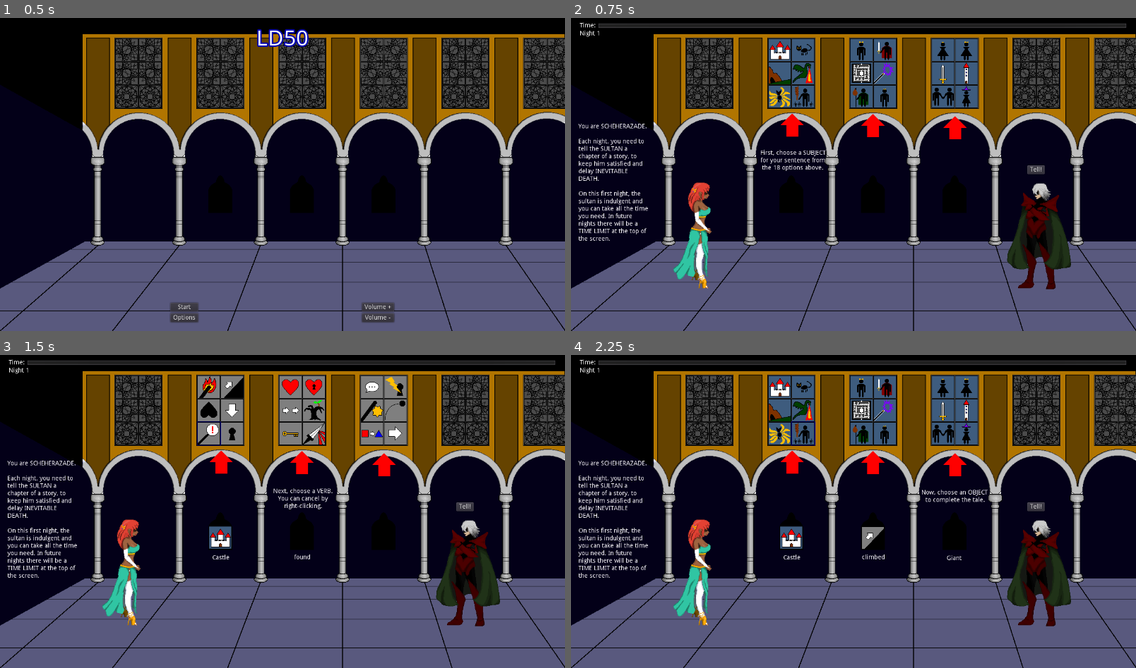
Above: before the commit, frames 1-4 (two rows, left to right).
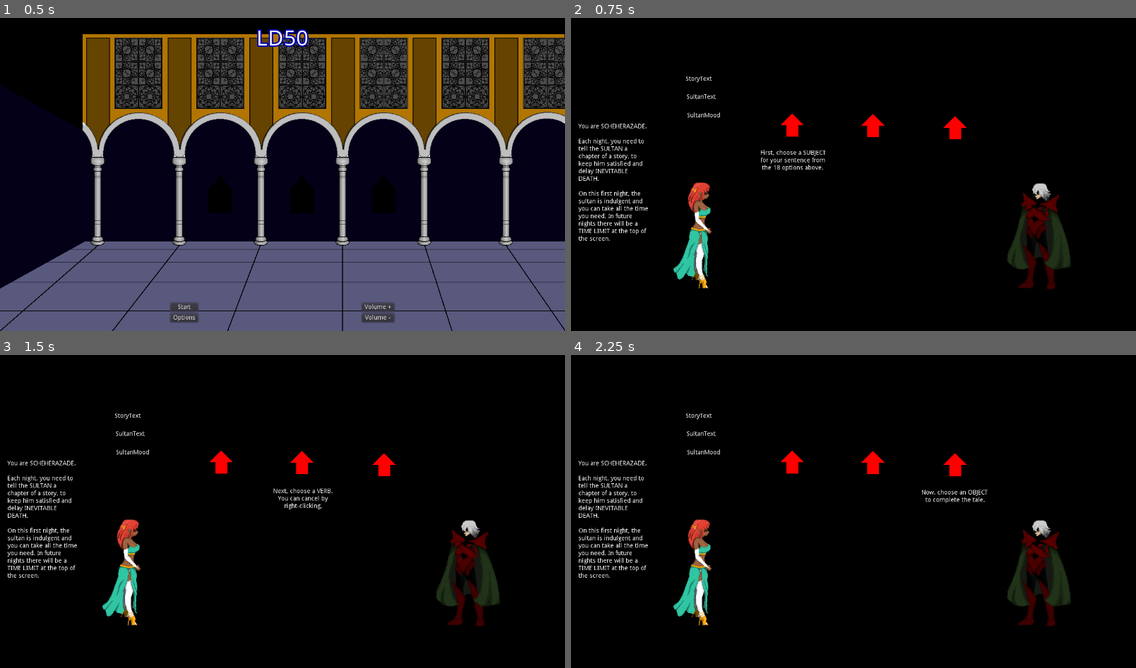
Above: after the commit, the same moments.

Repository: alpacanumerals/LD50
Game: Godot game, scene res://TitleScreen.tscn
The game is run twice, just before and just after one commit, with the same random seed, the same clock (stepped at 60 frames per second) and the same inputs.
Inputs (mouse positions are in pixels of both pictures, inside the frame that each line leads up to):
- Up to frame 1 (0.5 s): no input
- Up to frame 2 (0.75 s): click "Start" at 0.5 s
- Up to frame 3 (1.5 s): tap Enter at 1.25 s; drag from (209, 386) to (220, 536) at 1.27 s
- Up to frame 4 (2.25 s): tap Space at 2 s; drag from (802, 386) to (791, 536) at 2.02 s

Frame 1 is identical in both runs. In frame 2, 52% of the frame differs, in the area x 0-100%, y 1-100%; in frame 3, 53%; in frame 4, 53%.
Error after the commit: Parse Error: Too few arguments for "speak()" call. Expected at least 3. (res://night.gd:110)

Commit message:
dafgadfgadfgfg

Diff:
--- a/autoload/storyrules.gd
+++ b/autoload/storyrules.gd
@@ -105,7 +105,7 @@
     return 3
 
 func dead_action_rule(thing):
-    print("Wasn't" + thing.card_name + "already dead?")
+    print("Wasn't" + thing.string + "already dead?")
     offenses[rules.ACTION_DEAD] = true
     return 3
 
@@ -470,10 +470,14 @@
                         offense -= 1
                     else:
                         offenses[rules.CHAUVANIST_SLAYHUGE] = true
+                        offense += 1
                 elif object.female_now == false and object.weak_now == false:
-                    if subject.weak_now == false:
+                    if subject.weak_now == false and subject.magical == true and subject.noble_now == true:
+                        offenses[rules.CHAUVANIST_MAGICWARRIORPRINCESS] = true
+                        offense -= 1
+                    elif subject.weak_now == false:
                         offenses[rules.CHAUVANIST_SLEWWITHSWORD] = true
-                    if subject.magical == true:
+                    elif subject.magical == true:
                         offenses[rules.CHAUVANIST_SLEWWITHMAGIC] = true
                     else:
                         offenses[rules.CHAUVANIST_SLAY] = true
@@ -553,7 +557,7 @@
     if (verb is Turned_Into):
         if subject.magical_now == false:
             offenses[rules.TURN_NOMAGIC] = true
-            offense += 1
+            offense += 2
         else:
             offenses[rules.TURN_INTO] = true
         subject.animate_now = object.animate_now
--- a/autoload/sultanspeech.gd
+++ b/autoload/sultanspeech.gd
@@ -3,73 +3,76 @@
 var finalopinion = []
 var line
 
-func speak():
+func speak(subject, object, verb):
     finalopinion.clear()
     if Storyrules.offenses.has(Storyrules.rules.CAT_LIFE):
-        line = "."
+        line = "Well I suppose the Cat's still got lives left."
         finalopinion.append(line)
     if Storyrules.offenses.has(Storyrules.rules.RESOURCEFUL_ESCAPEBURIAL):
-        line = "."
+        line = "Ah a resourceful hero. I knew they wouldn't be buried so easily."
         finalopinion.append(line)
     if Storyrules.offenses.has(Storyrules.rules.TWIN_CONFUSED):
-        line = "."
+        line = "What? Whose twin? This makes no sense!"
         finalopinion.append(line)
     if Storyrules.offenses.has(Storyrules.rules.TWIN_SUBJECTASSIGNED):
-        line = "."
+        line = "Hmm, so it is the "+object.card_name+"'s twin."
         finalopinion.append(line)
     if Storyrules.offenses.has(Storyrules.rules.TWIN_OBJECTASSIGNED):
-        line = "."
+        line = "Hmm, so it is the "+subject.card_name+"'s twin."
         finalopinion.append(line)
     if Storyrules.offenses.has(Storyrules.rules.TWIN_REVERSETRANSFORM):
-        line = "."
+        line = "Hmph, so they've taken the place of their twin to escape their responsibilities."
         finalopinion.append(line)
     if Storyrules.offenses.has(Storyrules.rules.ACTION_DEAD):
-        line = "."
+        line = "Wasn't the " + object.card_name + "already dead?"
         finalopinion.append(line)
     if Storyrules.offenses.has(Storyrules.rules.ACTION_NONSENSE):
-        line = "."
+        line = "The " + object.card_name + "can't do that!"
         finalopinion.append(line)
     if Storyrules.offenses.has(Storyrules.rules.CHAUVANIST_GENERIC):
-        line = "."
+        if subject is Princess:
+            line = "Hmph. Why is a princess doing that anyway?"
+        else:
+            line = "Hmph. Why is a woman doing that anyway?"
         finalopinion.append(line)
     if Storyrules.offenses.has(Storyrules.rules.CHAUVANIST_FICKLEWOMAN):
-        line = "."
+        line = "Hmph. Such is the fickleness of a woman's emotions!"
         finalopinion.append(line)
     if Storyrules.offenses.has(Storyrules.rules.CHAUVANIST_SWORD):
-        line = "."
+        line = "And? What shall a "+subject.card_name+" do with a sword?"
         finalopinion.append(line)
     if Storyrules.offenses.has(Storyrules.rules.CHAUVANIST_MAGICWARRIORPRINCESS):
-        line = "."
+        line = "Well, given at this point they're a Magical Warrior "+subject.card_name+", I suppose it's to be expected."
         finalopinion.append(line)
     if Storyrules.offenses.has(Storyrules.rules.CHAUVANIST_SLAYHUGE):
-        line = "."
+        line = "And just how does she expect to slay a "+object.card_name+"?"
         finalopinion.append(line)
     if Storyrules.offenses.has(Storyrules.rules.CHAUVANIST_SLEWWITHSWORD):
-        line = "."
+        line = "Slain by that sword she got hold of is it?"
         finalopinion.append(line)
     if Storyrules.offenses.has(Storyrules.rules.CHAUVANIST_SLEWWITHMAGIC):
-        line = "."
+        line = "Slain by sorcery I suppose."
         finalopinion.append(line)
     if Storyrules.offenses.has(Storyrules.rules.CHAUVANIST_SLAY):
-        line = "."
+        line = "I don't see how she could've slain them."
         finalopinion.append(line)
     if Storyrules.offenses.has(Storyrules.rules.CHAUVANIST_THROW):
-        line = "."
+        line = "Just up and threw them bodily did she? Nonsense!"
         finalopinion.append(line)
     if Storyrules.offenses.has(Storyrules.rules.CHAUVANIST_TURNTOF):
-        line = "."
+        line = "So the "+subject.card_name+" has become a woman?! Preposterous!"
         finalopinion.append(line)
     if Storyrules.offenses.has(Storyrules.rules.CHAUVANIST_TURN):
-        line = "."
+        line = "Just like that the "+subject.card_name+" is longer a woman?! Preposterous!"
         finalopinion.append(line)
     if Storyrules.offenses.has(Storyrules.rules.GENERIC_NONSENSE):
-        line = "."
+        line = "That doesn't make any sense!"
         finalopinion.append(line)
     if Storyrules.offenses.has(Storyrules.rules.BURNED_CLEVER):
-        line = "."
+        line = "Oh I see, because the "+subject.card_name+" was set on fire before. Very clever."
         finalopinion.append(line)
     if Storyrules.offenses.has(Storyrules.rules.BURNED_UNREASONABLE):
-        line = "."
+        line = "I don't see how it could burn them but whatever."
         finalopinion.append(line)
     if Storyrules.offenses.has(Storyrules.rules.BURNED_HATELIST):
         line = "."
